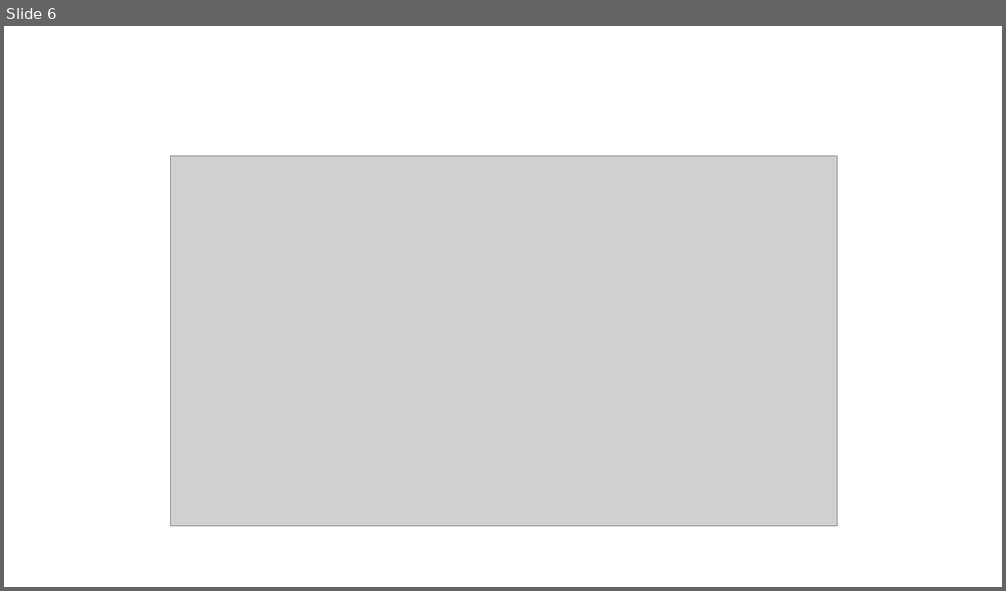
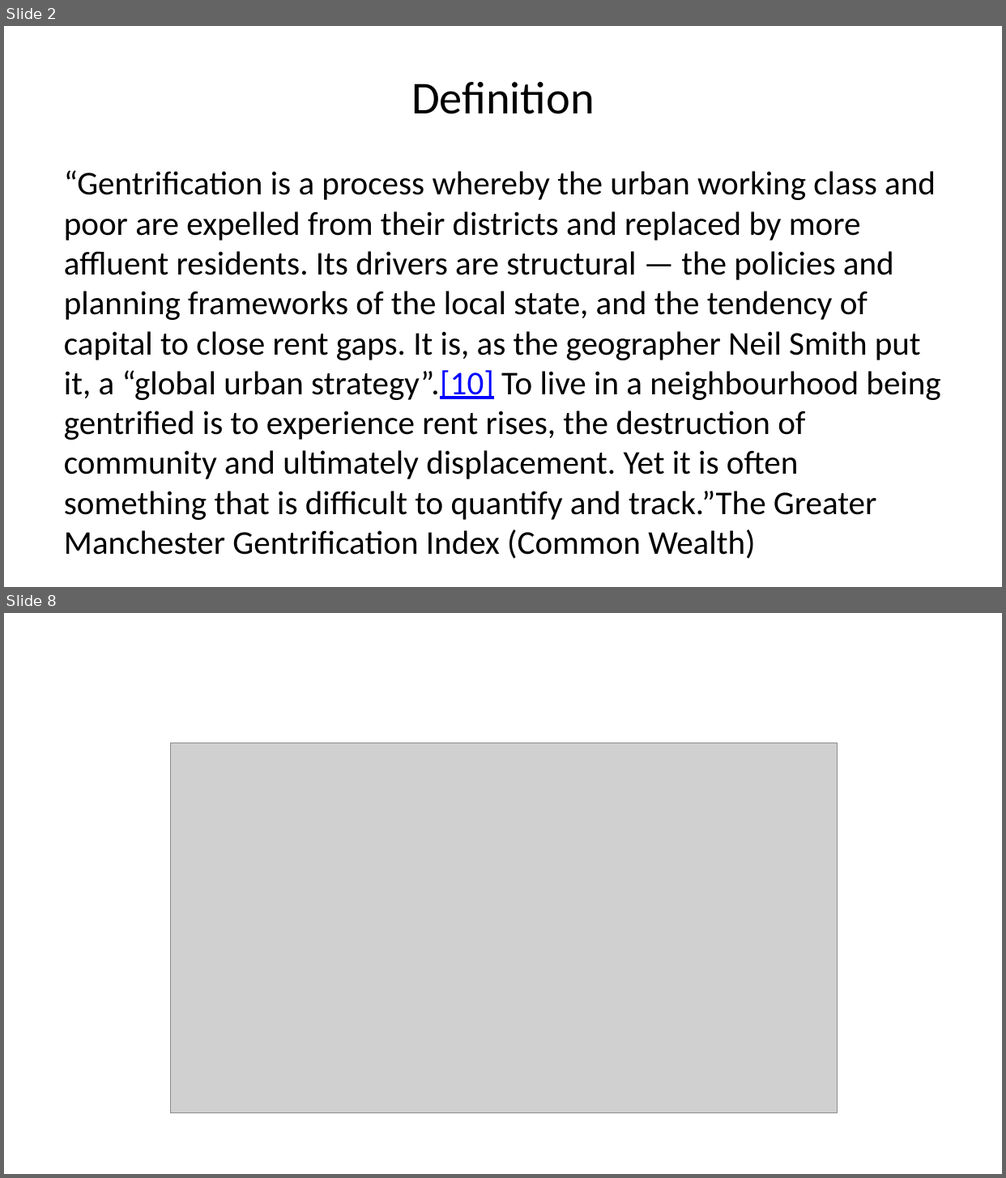
Before and after one commit to Sviatkd/DatafestivalWork, a slide deck: presentation.pptx. Shown one above the other, each under a label of ours: slide 6 before the commit, slides 2 and 8 after it; the slides between them are not shown. The pictures are 1006x591 and 1006x1178 pixels, drawn with LibreOffice and Linux fonts; fonts in the diff are those of the drawing; grey boxes stand for pictures. Boxes give left, top, right and bottom in pixels: in the first picture for what was removed or moved away, otherwise in the second. Text is boxed around its words. In the diff, an @@ line names an element or a change of style, - is before the commit and + after.

```diff
--- a/presentation.pptx
+++ b/presentation.pptx
@@ slide 2 added at (x1=4, y1=26, x2=1002, y2=587), background #FFFFFF @@
@@ title added at (x1=411, y1=82, x2=594, y2=114), 33 pt, text #000000 @@
+Definition
@@ text added at (x1=64, y1=170, x2=940, y2=520), 24 pt, text #000000 @@
+“Gentrification is a process whereby the urban working class and poor are expelled from their districts and replaced by more affluent residents. Its drivers are structural — the policies and planning frameworks of the local state, and the tendency of capital to close rent gaps. It is, as the geographer Neil Smith put it, a “global urban strategy”.[10] To live in a neighbourhood being gentrified is to experience rent rises, the destruction of community and ultimately displacement. Yet it is often something that is difficult to quantify and track.”The Greater Manchester Gentrification Index (Common Wealth)
@@ what was slide 6 is now slide 8 @@
```
Also in this commit, not shown: 4 slides changed, 4 other slides added, 3 slides removed, 1 other file.
